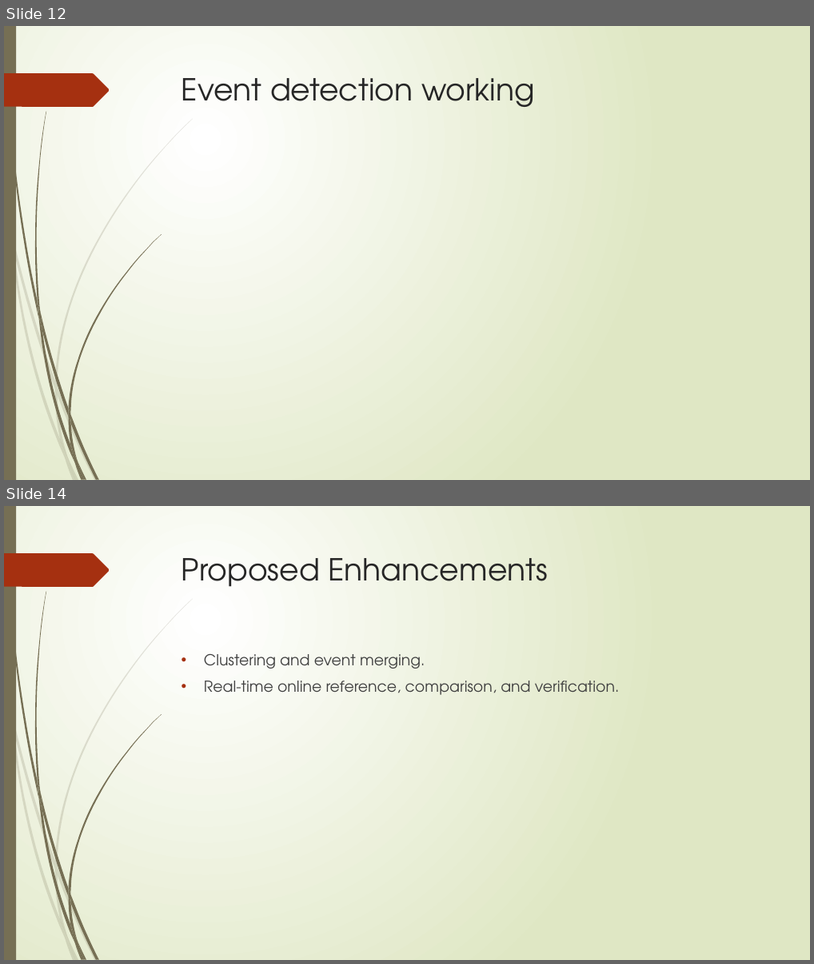
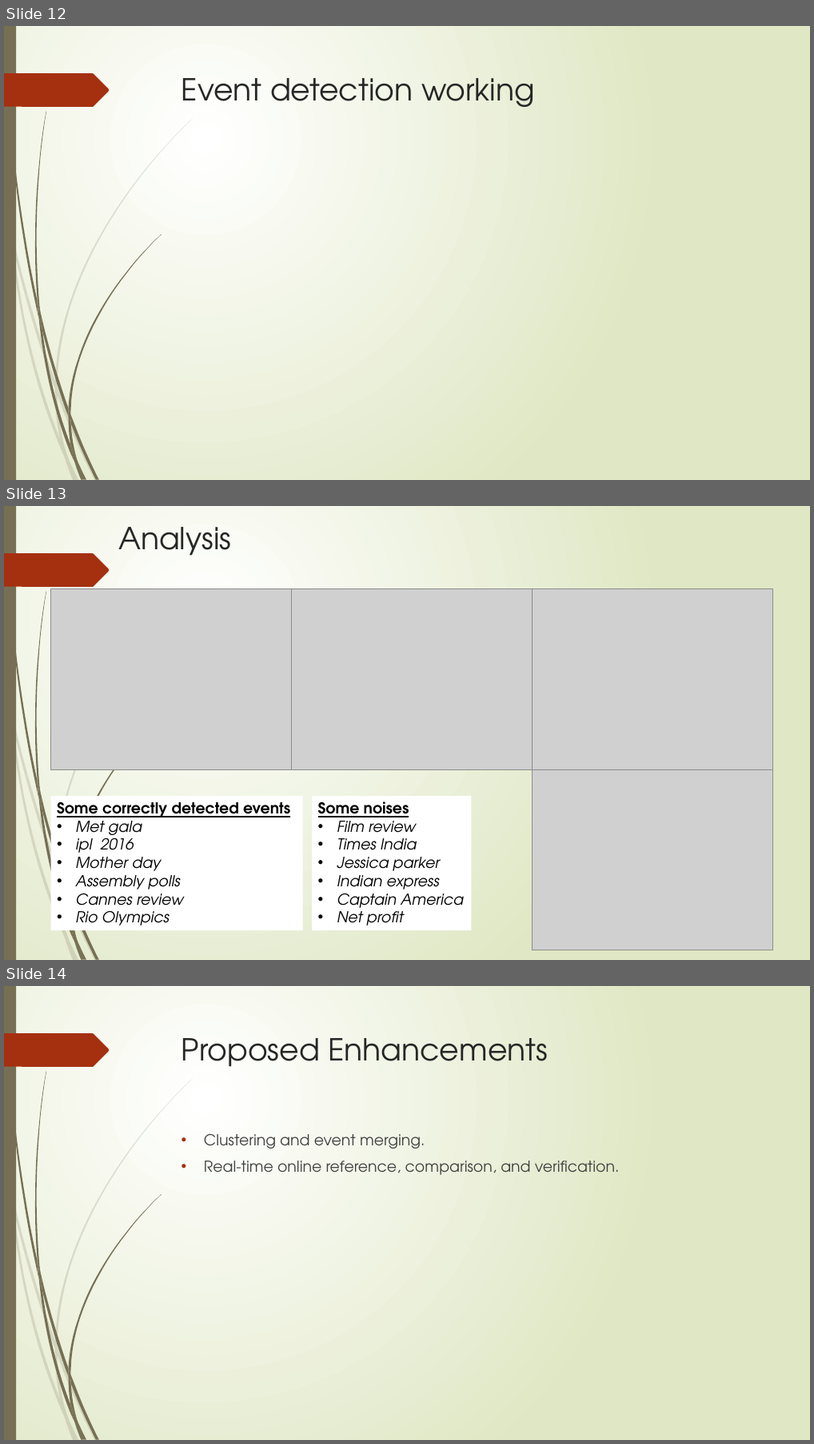
Before and after one commit to sujithcp/NewsAnalyser, a slide deck: presentation/Project.pptx. Shown one above the other, each under a label of ours: slides 12 and 14 before the commit, slides 12, 13 and 14 after it; the slides between them are not shown. The pictures are 814x964 and 814x1444 pixels, drawn with LibreOffice and Linux fonts; fonts in the diff are those of the drawing; grey boxes stand for pictures. Boxes give left, top, right and bottom in pixels: in the first picture for what was removed or moved away, otherwise in the second. Text is boxed around its words. In the diff, an @@ line names an element or a change of style, - is before the commit and + after.

```diff
--- a/presentation/Project.pptx
+++ b/presentation/Project.pptx
@@ slide 13 added at (4, 506, 810, 960), background gradient #FFFFFF to #DFE8C4; not listed: 22 template elements that a slide beside it also shows @@
@@ title added at (118, 527, 232, 556), 36 pt, text #262626 @@
+Analysis
@@ picture added at (50, 589, 291, 770) @@
@@ picture added at (292, 589, 533, 770) @@
@@ picture added at (533, 589, 774, 770) @@
@@ picture added at (533, 769, 774, 950) @@
@@ rectangle added at (50, 796, 303, 930), fill #FFFFFF, 18 pt, text #000000, italic @@
+Some correctly detected events
+• Met gala
+• ipl 2016
+• Mother day
+• Assembly polls
+• Cannes review
+• Rio Olympics
@@ rectangle added at (313, 796, 472, 930), fill #FFFFFF, 18 pt, text #000000, italic @@
+Some noises
+• Film review
+• Times India
+• Jessica parker
+• Indian express
+• Captain America
+• Net profit
```
Also in this commit, not shown: 8 slides changed, 1 other slide added, 1 slide removed, 1 other file.
